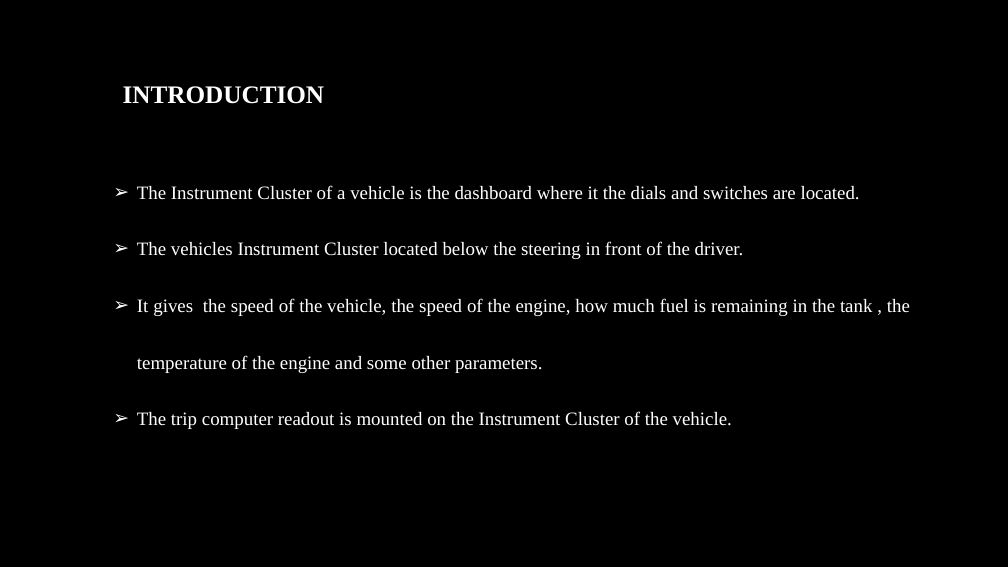
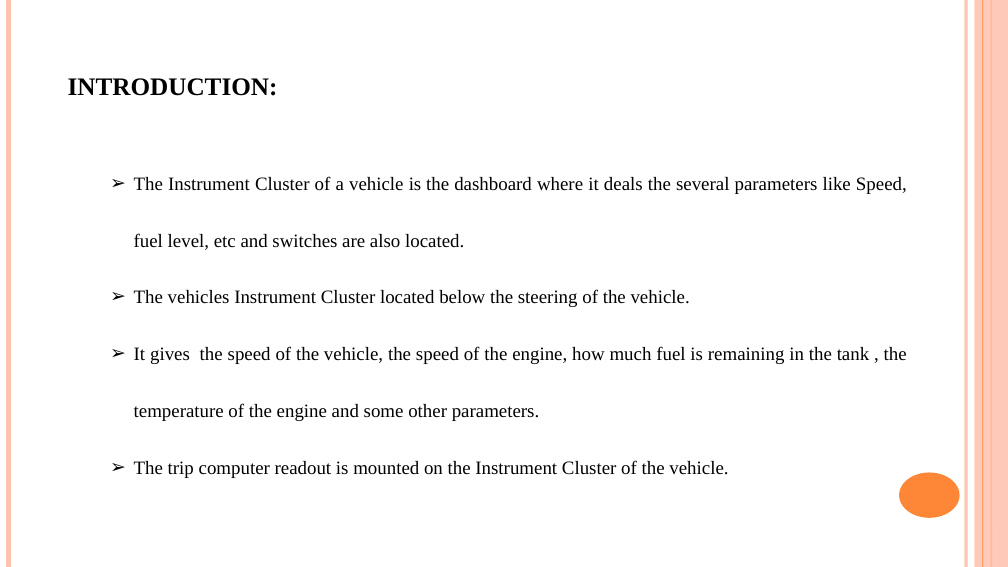
Before and after one commit to SKUP-BATCH4/TEAM-5-IC, a slide deck: slide 3 of INSTRUMENTAL CLUSTER.pptx. Drawn at 1008x567 pixels with LibreOffice and Linux fonts; fonts in the diff are those of the drawing; background and template pictures are left out. Boxes give left, top, right and bottom in pixels: in the first picture for what was removed or moved away, otherwise in the second. Text is boxed around its words. In the diff, an @@ line names an element or a change of style, - is before the commit and + after.

```diff
--- a/INSTRUMENTAL CLUSTER.pptx
+++ b/INSTRUMENTAL CLUSTER.pptx
@@ background picture (left out) to #FFFFFF @@
@@ line added from (8, 0) to (8, 567), #FEC3AE 4.5 pt @@
@@ line added from (966, 0) to (966, 567), #FEC3AE 3 pt @@
@@ rectangle added at (975,0,1008,567), fill #FEC3AE at 87% opacity @@
@@ line added from (983, 0) to (983, 567), #FE8637 0.75 pt @@
@@ line added from (991, 0) to (991, 567), #FE8637 1.5 pt @@
@@ text at (68,78,278,96): text changed; text colour #FFFFFF to #000000 @@
-INTRODUCTION
+INTRODUCTION:
@@ text "The Instrument Cluster of a ...": place and size @@
-text "The Instrument Cluster of a ..." at (137,185,910,429)
+text "The Instrument Cluster of a ..." at (134,176,907,478)
@@ text at (134,176,907,307): text changed; text colour #FFFFFF to #000000 @@
-➢ The Instrument Cluster of a vehicle is the dashboard where it the dials and switches are located.
-➢ The vehicles Instrument Cluster located below the steering in front of the driver.
+➢ The Instrument Cluster of a vehicle is the dashboard where it deals the several parameters like Speed, fuel level, etc and switches are also located.
+➢ The vehicles Instrument Cluster located below the steering of the vehicle.
@@ text at (134,346,907,478): text colour #FFFFFF to #000000 in "It gives the speed of the vehicle, ...", "The trip computer readout is mounted on ..." @@
@@ ellipse added at (899,473,960,518), fill #FE8637 @@
```
Also in this commit, not shown: 10 other slides changed, 6 slides added, 2 slides removed.
